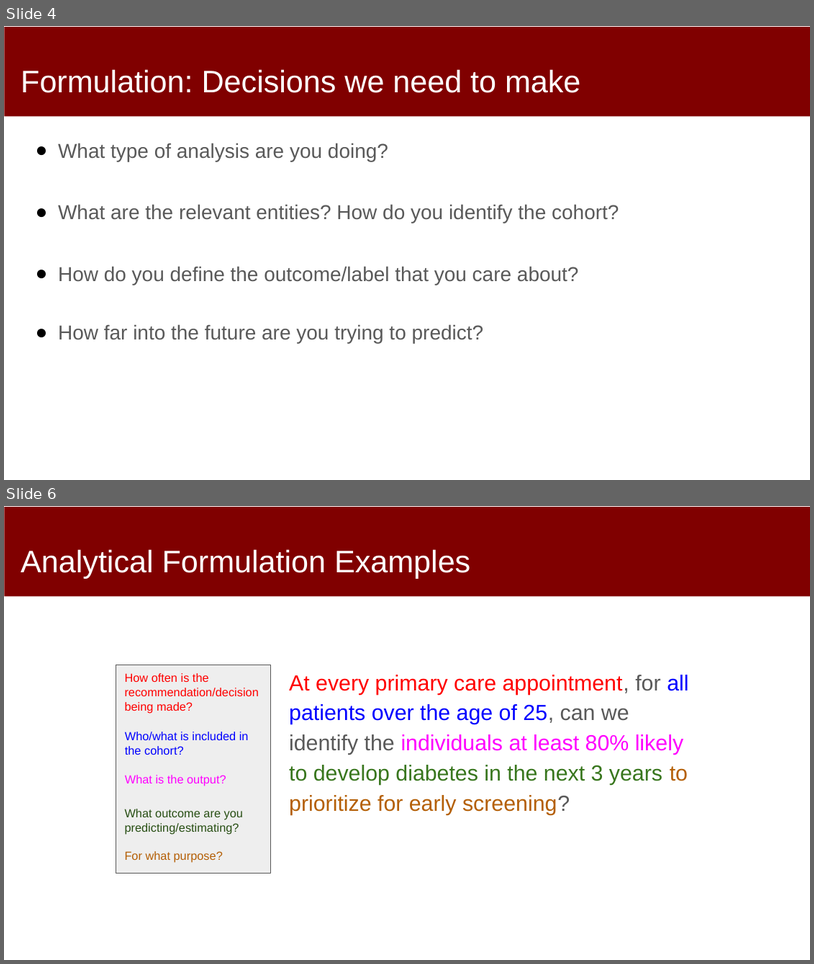
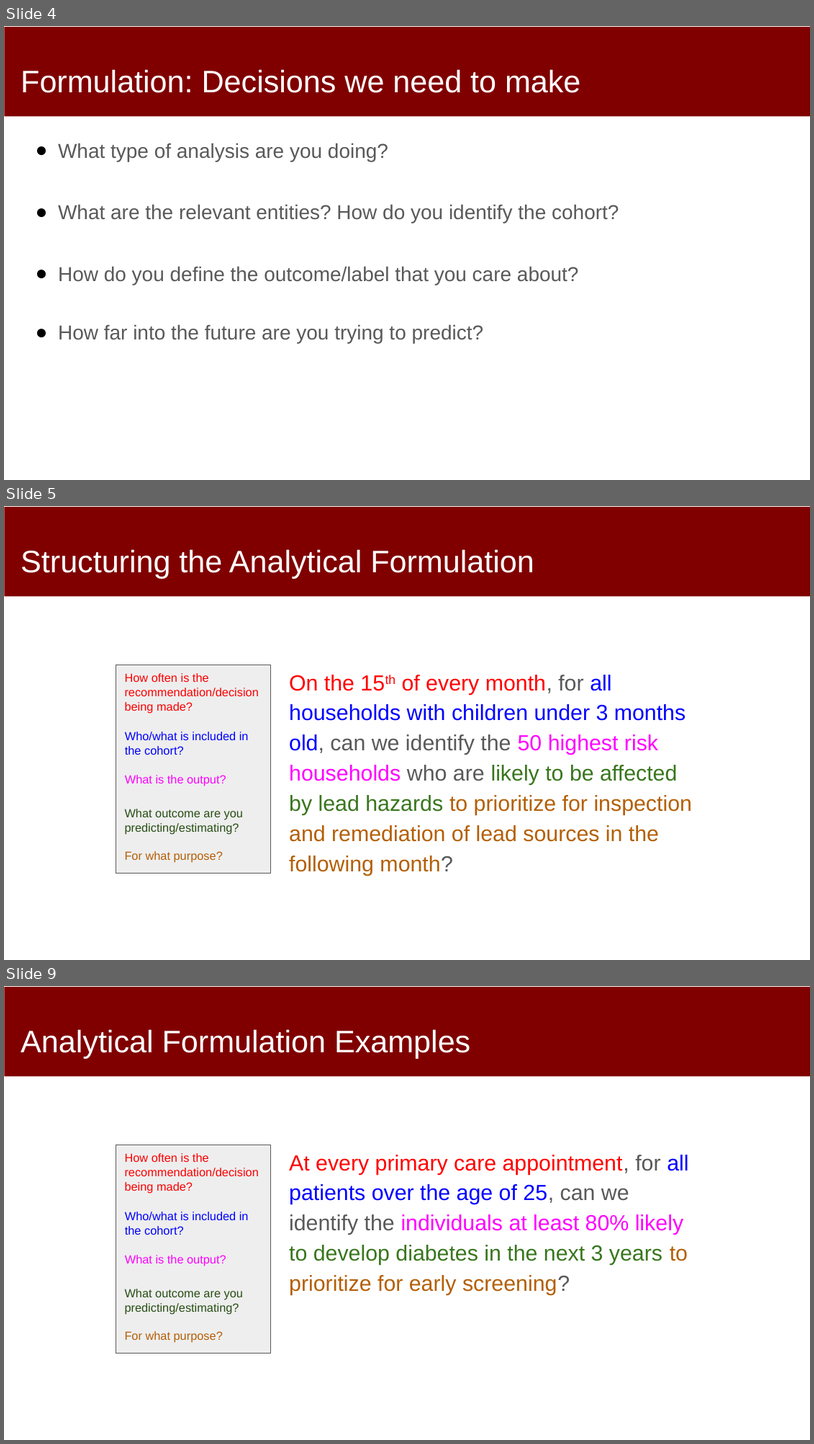
Before and after one commit to dssg/mlforpublicpolicylab, a slide deck: Lectures/09-Machine-Learning-Pipelines.pptx. Shown one above the other, each under a label of ours: slides 4 and 6 before the commit, slides 4, 5 and 9 after it; the slides between them are not shown. The pictures are 814x964 and 814x1444 pixels, drawn with LibreOffice and Linux fonts; fonts in the diff are those of the drawing. Boxes give left, top, right and bottom in pixels: in the first picture for what was removed or moved away, otherwise in the second. Text is boxed around its words. In the diff, an @@ line names an element or a change of style, - is before the commit and + after.

```diff
--- a/Lectures/09-Machine-Learning-Pipelines.pptx
+++ b/Lectures/09-Machine-Learning-Pipelines.pptx
@@ slide 5 added at [4,506,810,960], background #FFFFFF; not listed: 1 template element that a slide beside it also shows @@
@@ title added at [21,549,535,579], 37 pt, text #FFFFFF @@
+Structuring the Analytical Formulation
@@ rectangle added at [116,664,271,873], fill #EEEEEE, outline #595959 0.75 pt @@
@@ text added at [125,673,259,713], 14 pt, text #FF0000 @@
+How often is the recommendation/decision being made?
@@ text added at [289,674,692,875], 26 pt, text #B45F06 @@
+On the 15th of every month, for all households with children under 3 months old, can we identify the 50 highest risk households who are likely to be affected by lead hazards to prioritize for inspection and remediation of lead sources in the following month?
@@ text added at [125,731,249,754], 14 pt, text #0000FF @@
+Who/what is included in the cohort?
@@ text added at [125,775,226,785], 14 pt, text #FF00FF @@
+What is the output?
@@ text added at [125,808,243,862], 14 pt, text #274E13 @@
+What outcome are you predicting/estimating?
+For what purpose?
@@ what was slide 6 is now slide 9 @@
```
Also in this commit, not shown: 4 slides changed, 9 other slides added, 1 slide removed.
